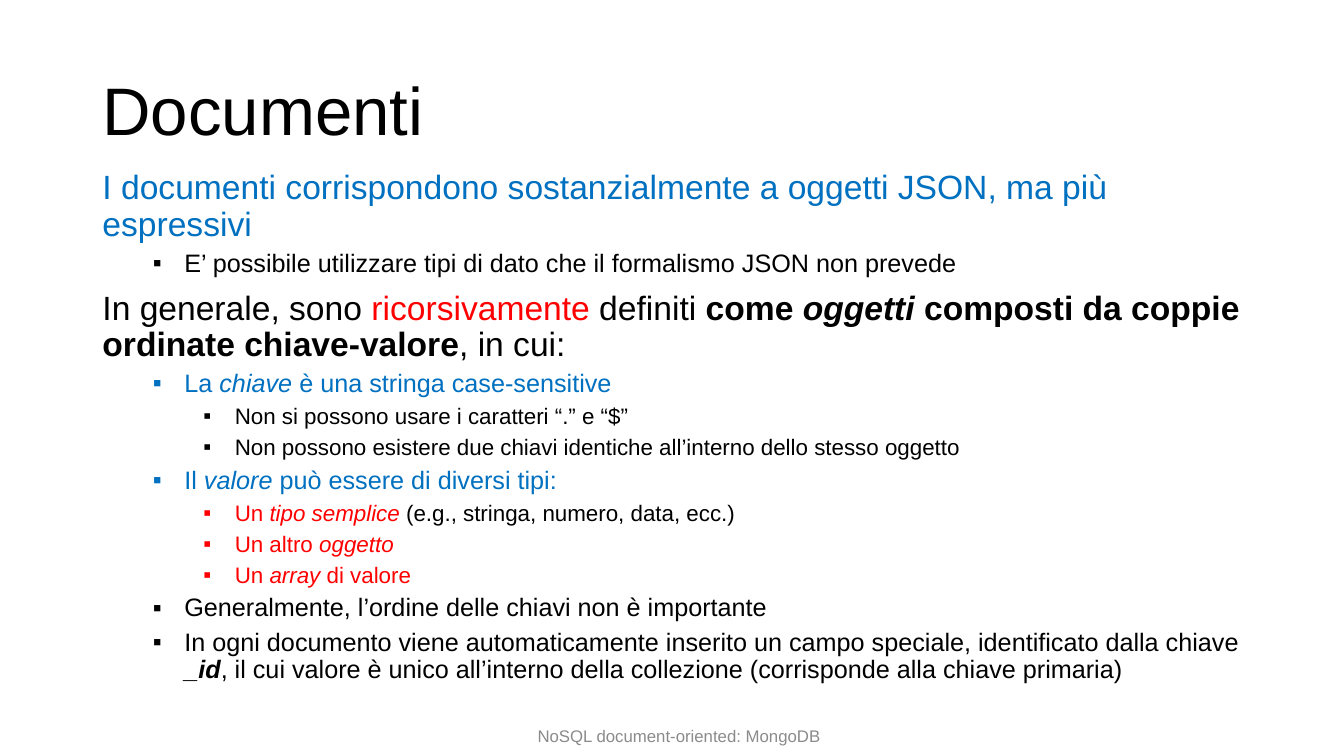
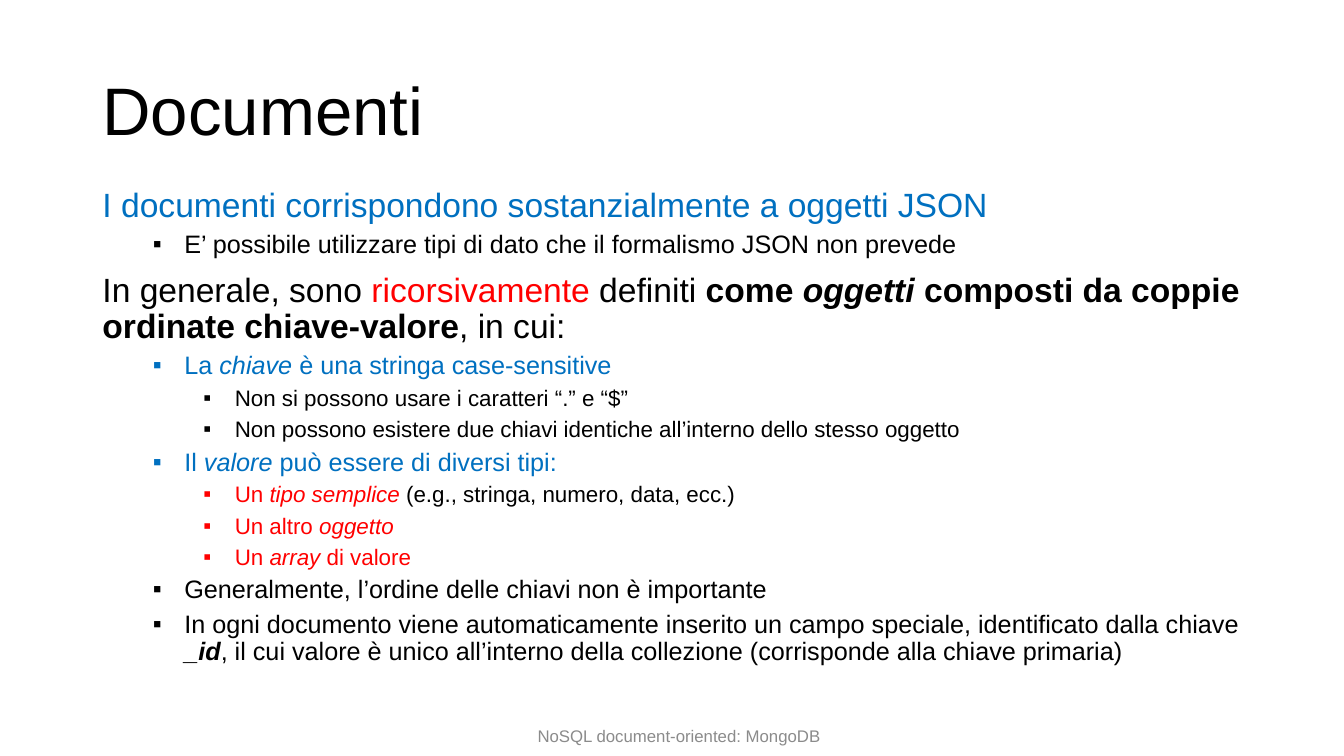
Before and after one commit to w4bo/teaching-seminario-nosql, a slide deck: slide 22 of slides/Document-based db.pptx. Drawn at 1344x756 pixels with LibreOffice and Linux fonts; fonts in the diff are those of the drawing. Boxes give left, top, right and bottom in pixels: in the first picture for what was removed or moved away, otherwise in the second. Text is boxed around its words. In the diff, an @@ line names an element or a change of style, - is before the commit and + after.

```diff
--- a/slides/Document-based db.pptx
+++ b/slides/Document-based db.pptx
@@ text at [102,192,988,224]: text changed @@
-I documenti corrispondono sostanzialmente a oggetti JSON, ma più espressivi
+I documenti corrispondono sostanzialmente a oggetti JSON
```
Also in this commit, not shown: 15 other slides changed, 1 slide added, 2 other files.
